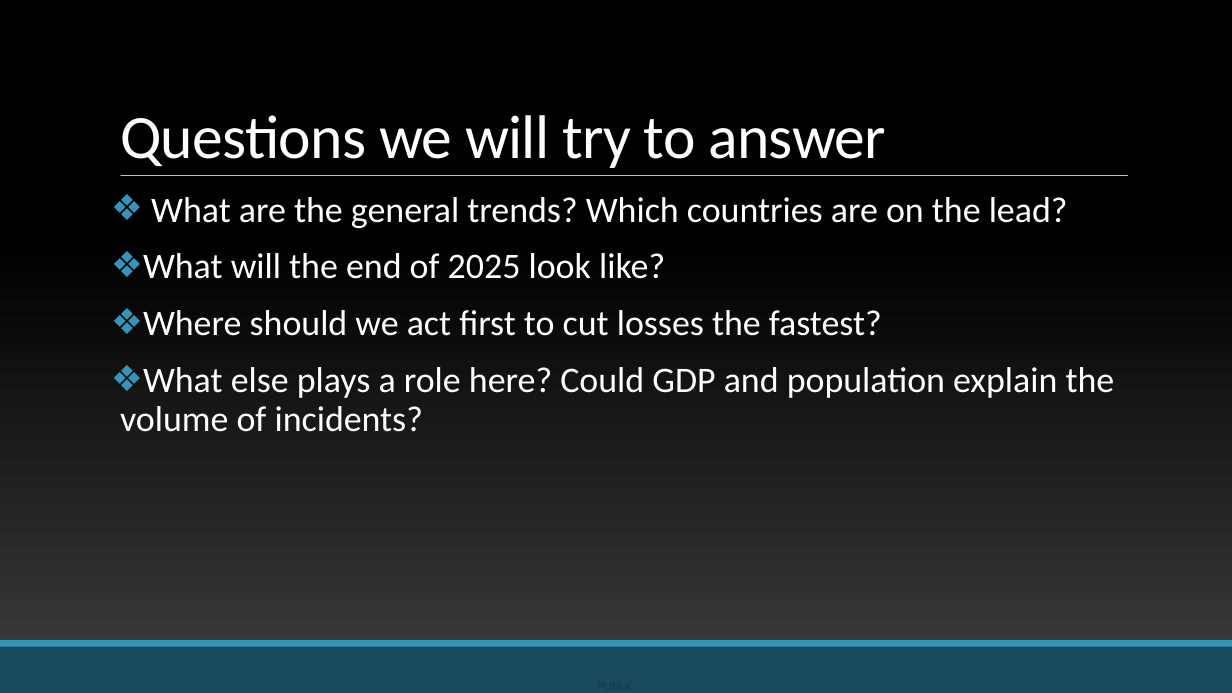
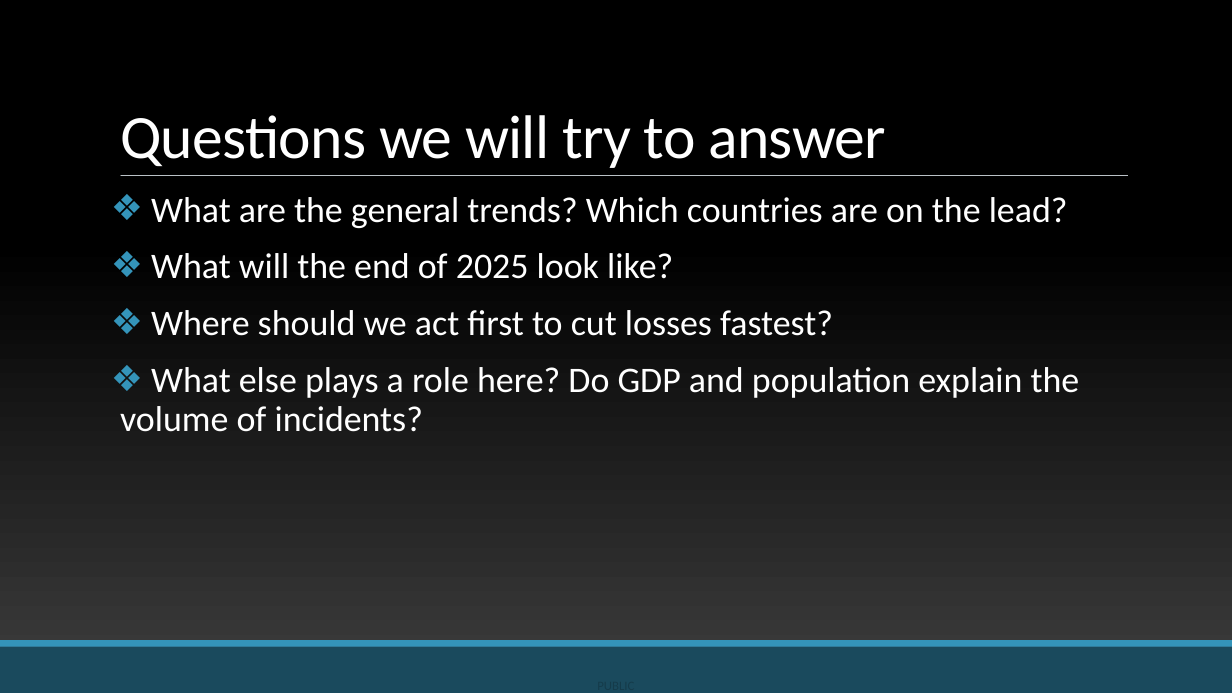
Before and after one commit to KozA777/cyber_project, a slide deck: slide 2 of FINAL_PRESENTATION.pptx. Drawn at 1232x693 pixels with LibreOffice and Linux fonts; fonts in the diff are those of the drawing; background and template pictures are left out. Boxes give left, top, right and bottom in pixels: in the first picture for what was removed or moved away, otherwise in the second. Text is boxed around its words. In the diff, an @@ line names an element or a change of style, - is before the commit and + after.

```diff
--- a/FINAL_PRESENTATION.pptx
+++ b/FINAL_PRESENTATION.pptx
@@ text at (x1=120, y1=310, x2=1080, y2=432): text changed @@
-❖ Where should we act first to cut losses the fastest?
-❖ What else plays a role here? Could GDP and population explain the volume of incidents?
+❖ Where should we act first to cut losses fastest?
+❖ What else plays a role here? Do GDP and population explain the volume of incidents?
```
Also in this commit, not shown: 11 other slides changed, 1 slide removed.
